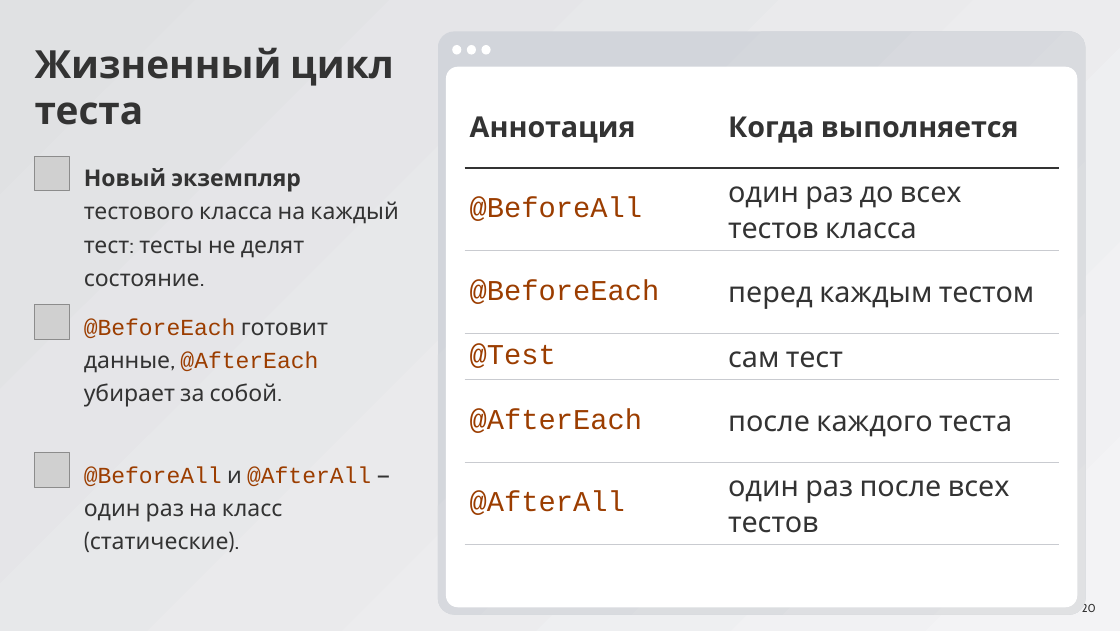
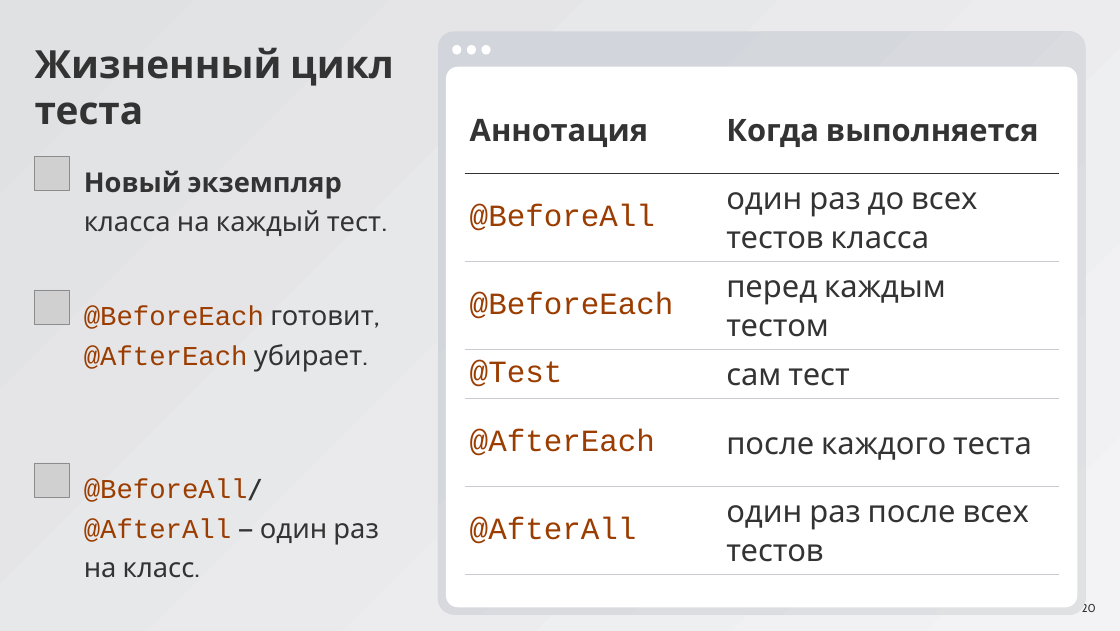
Before and after one commit to ArthurAipov/market-pulse-innopolis, a slide deck: slide 20 of advanced/docs/seminar8/Семинар 8.pptx. Drawn at 1120x631 pixels with LibreOffice and Linux fonts; fonts in the diff are those of the drawing; grey boxes stand for pictures. Boxes give left, top, right and bottom in pixels: in the first picture for what was removed or moved away, otherwise in the second. Text is boxed around its words. In the diff, an @@ line names an element or a change of style, - is before the commit and + after.

```diff
--- a/advanced/docs/seminar8/Семинар 8.pptx
+++ b/advanced/docs/seminar8/Семинар 8.pptx
@@ table at (465, 85, 1058, 575) @@
@@ size 40 to 43 pt @@
@@ text at (84, 170, 381, 236): text changed; size 32 to 38 pt @@
-Новый экземпляр тестового класса на каждый тест: тесты не делят состояние.
+Новый экземпляр класса на каждый тест.
@@ picture: place and size @@
-picture at (35, 453, 69, 487)
+picture at (35, 290, 69, 325)
@@ text at (84, 306, 373, 372): text changed; size 32 to 38 pt; font Cabin to Courier New; text colour #333333 to #9B3D00 @@
-@BeforeEach готовит данные, @AfterEach убирает за собой.
+@BeforeEach готовит, @AfterEach убирает.
@@ picture: place and size @@
-picture at (35, 305, 69, 339)
+picture at (35, 463, 69, 498)
@@ text at (84, 479, 378, 578): text changed; size 32 to 38 pt; font Cabin to Courier New; text colour #333333 to #9B3D00 @@
-@BeforeAll и @AfterAll — один раз на класс (статические).
+@BeforeAll/@AfterAll — один раз на класс.
```
Also in this commit, not shown: 31 other slides changed.
